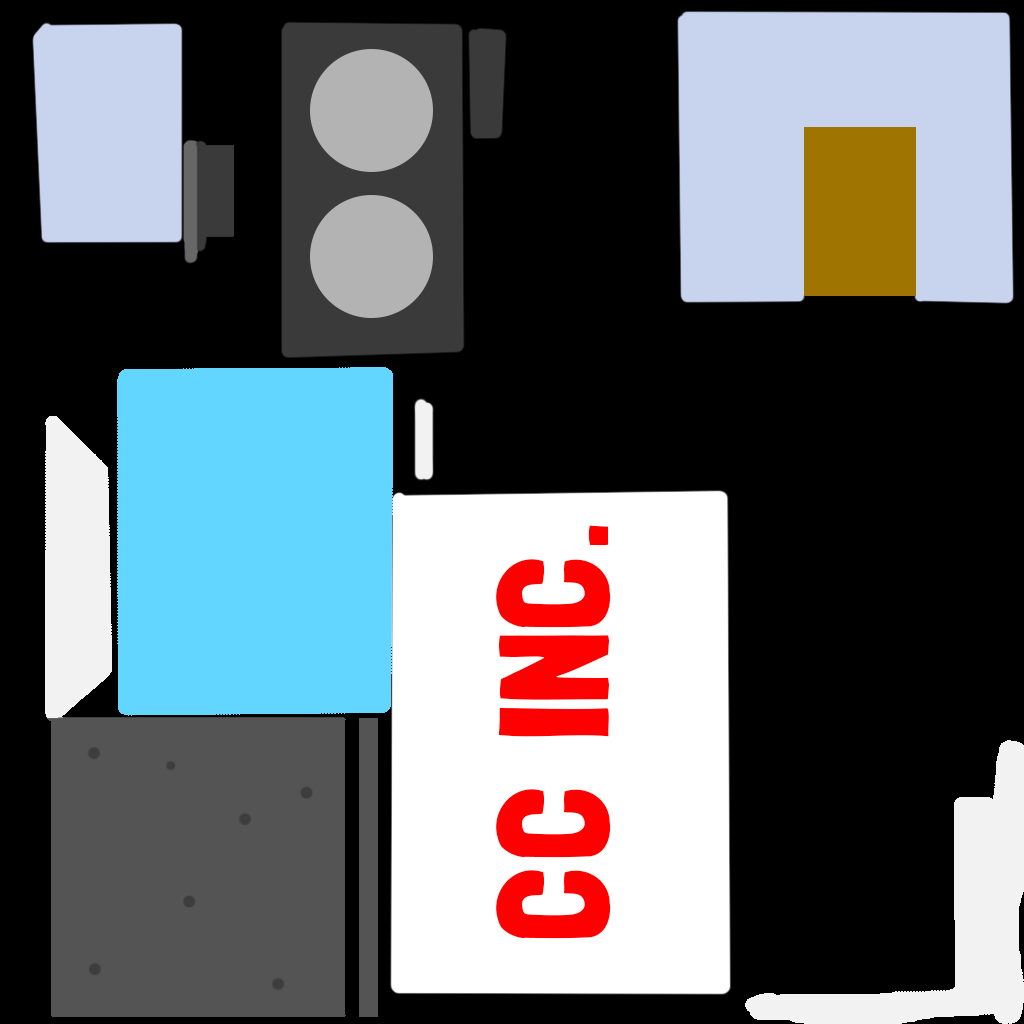
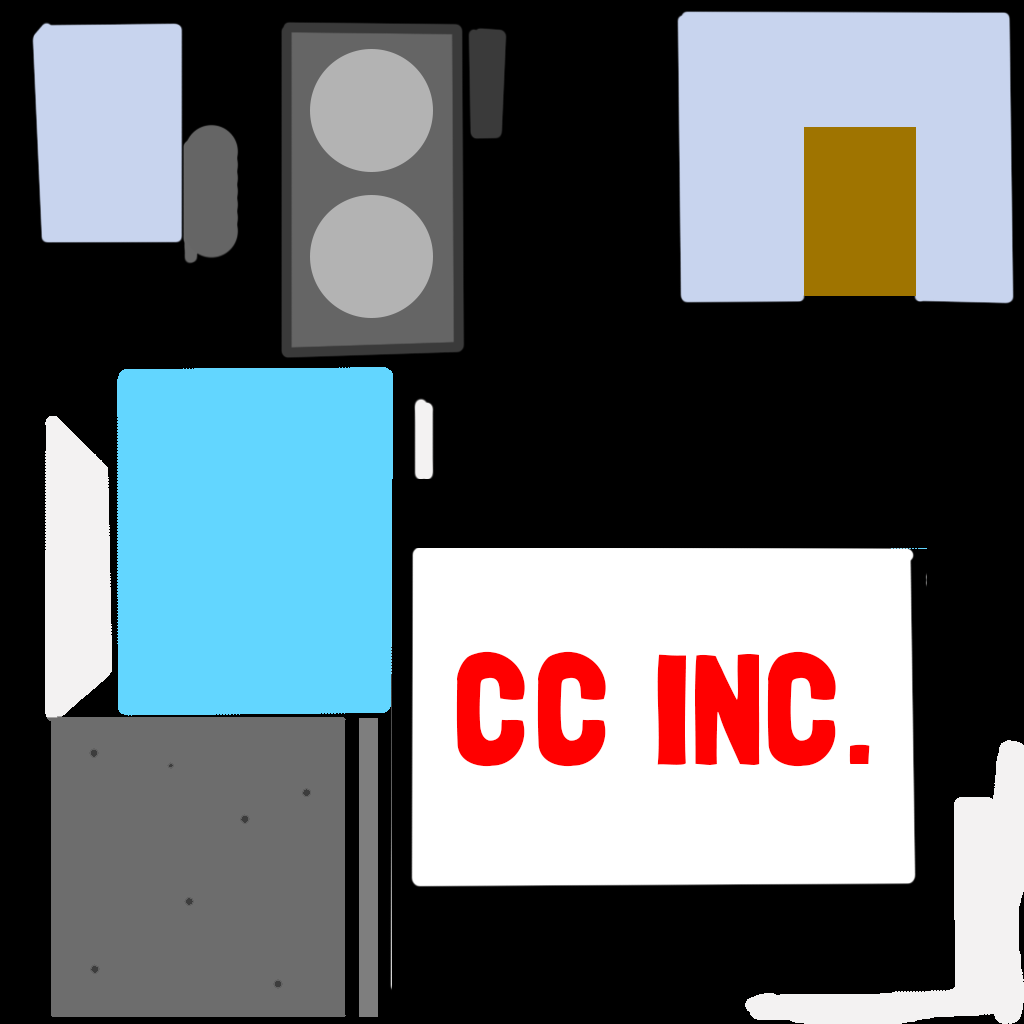
The second w=1024, h=1024 image is a revision of the first. Changes to its layers:
painted on "CC INC." over [456, 525, 870, 939]
painted on "Layer 0" over [47, 124, 927, 1017]
renamed "Layer 1" to "Layer 2", painted on it over [47, 32, 927, 1017]
